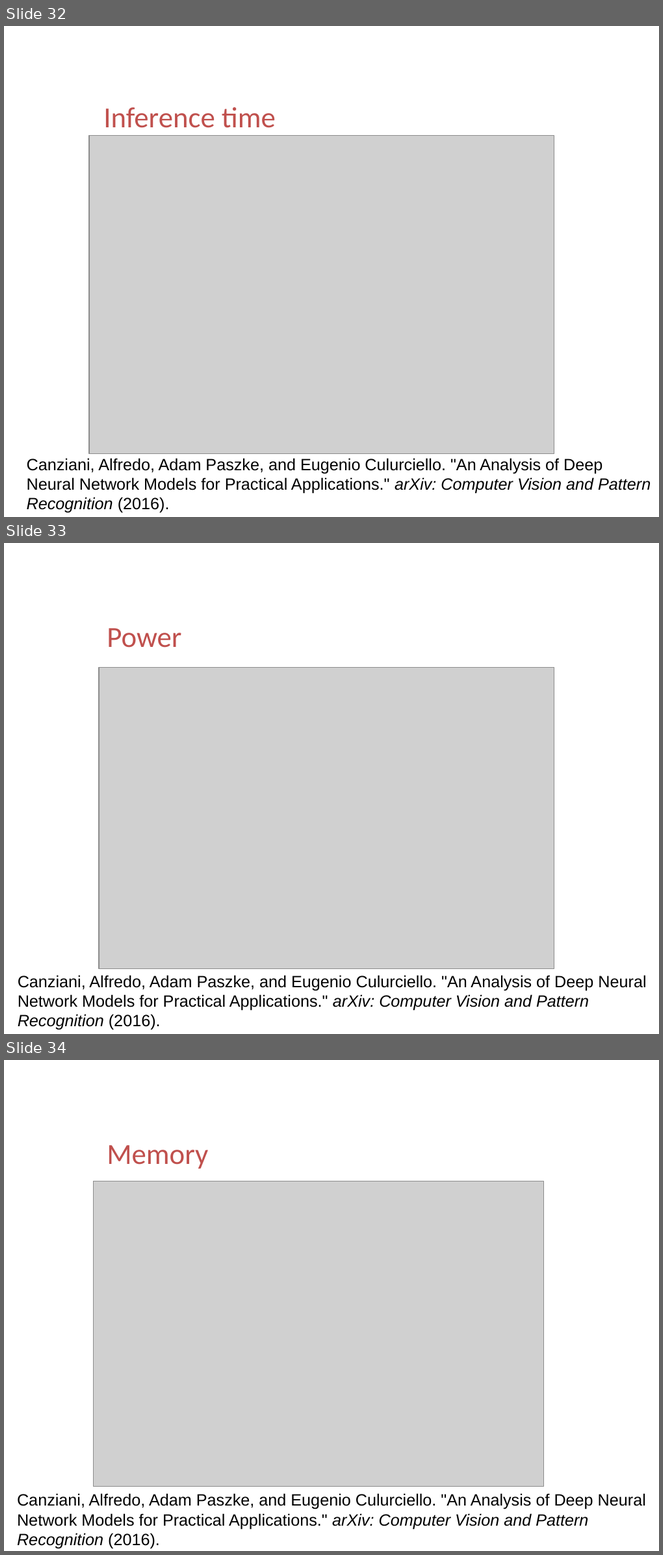
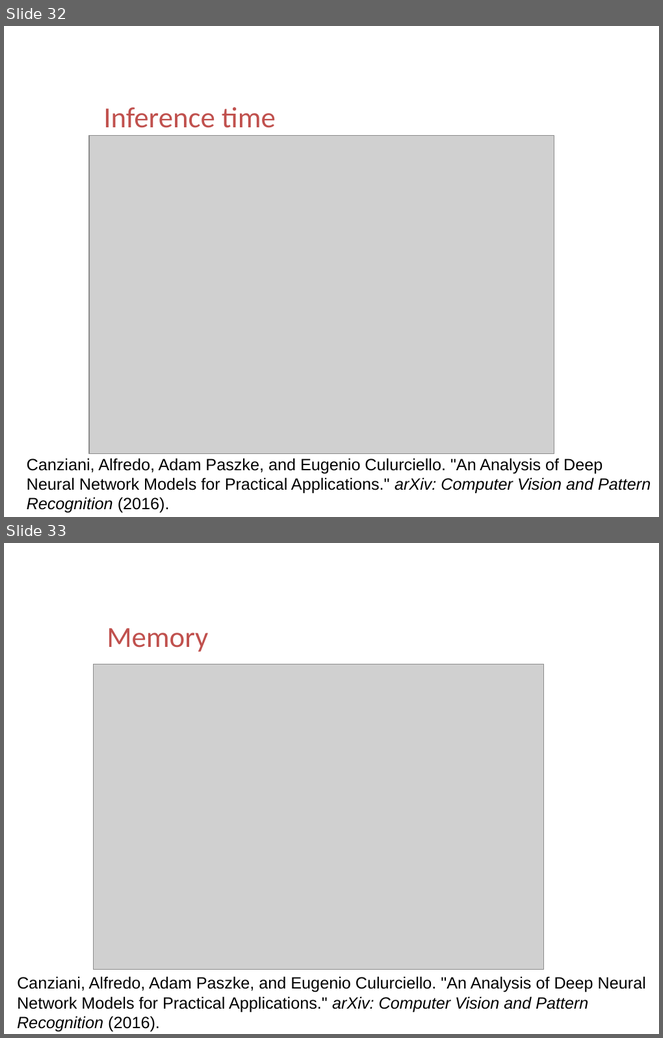
Before and after one commit to ttomchy/CV_2Project, a slide deck: presentation.pptx. Shown one above the other, each under a label of ours: slides 32, 33 and 34 before the commit, slides 32 and 33 after it. The pictures are 663x1555 and 663x1038 pixels, drawn with LibreOffice and Linux fonts; fonts in the diff are those of the drawing; grey boxes stand for pictures; background and template pictures are left out. Boxes give left, top, right and bottom in pixels: in the first picture for what was removed or moved away, otherwise in the second. Text is boxed around its words. In the diff, an @@ line names an element or a change of style, - is before the commit and + after.

```diff
--- a/presentation.pptx
+++ b/presentation.pptx
@@ slide 33 removed at [4,543,659,1034], background picture (left out) @@
@@ text removed at [107,628,181,648] @@
-Power
@@ picture removed at [99,668,555,969] @@
@@ text removed at [18,975,646,1031] @@
-Canziani, Alfredo, Adam Paszke, and Eugenio Culurciello. "An Analysis of Deep Neural Network Models for Practical Applications." arXiv: Computer Vision and Pattern Recognition (2016).
@@ what was slide 34 is now slide 33 @@
```
Also in this commit, not shown: 6 slides changed.
